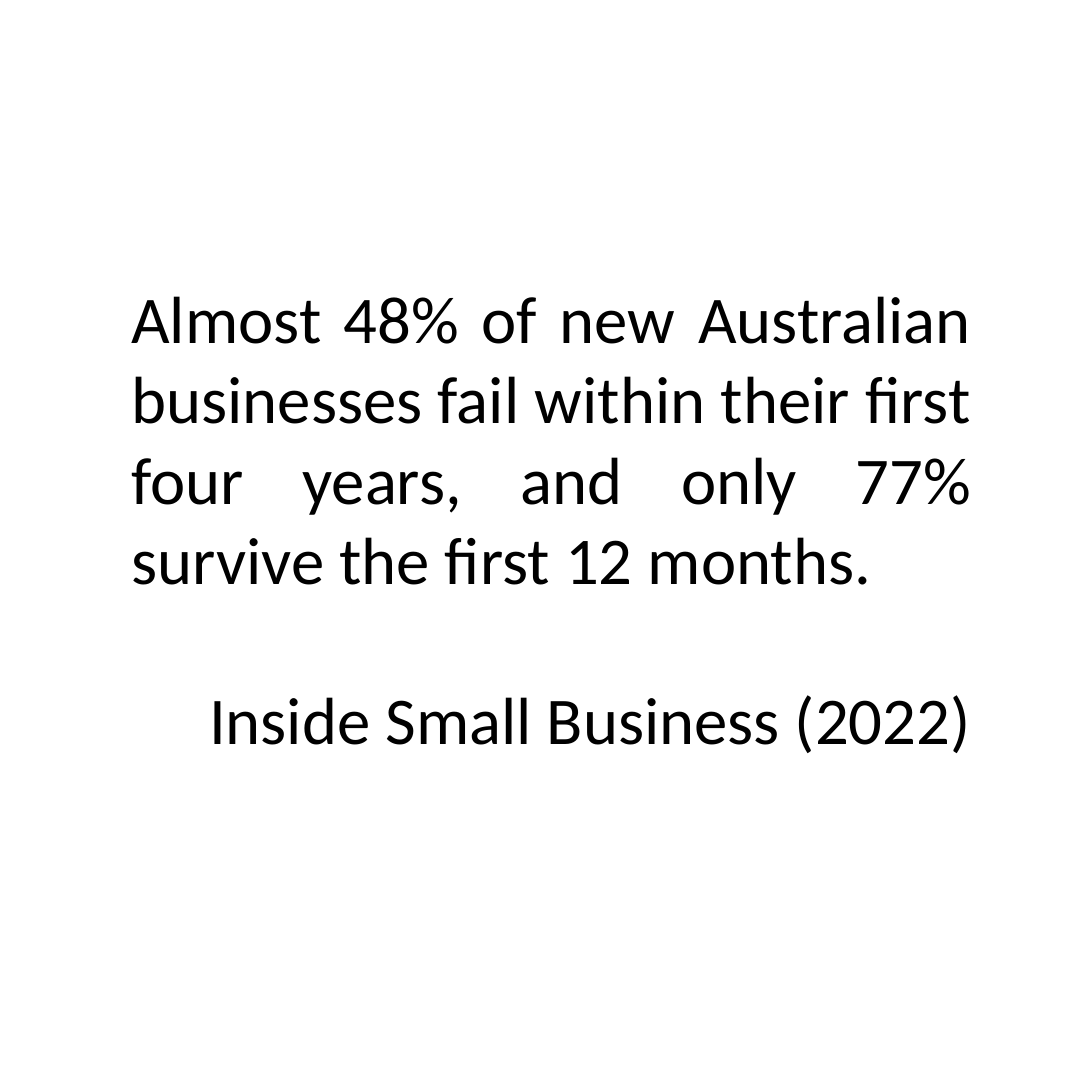
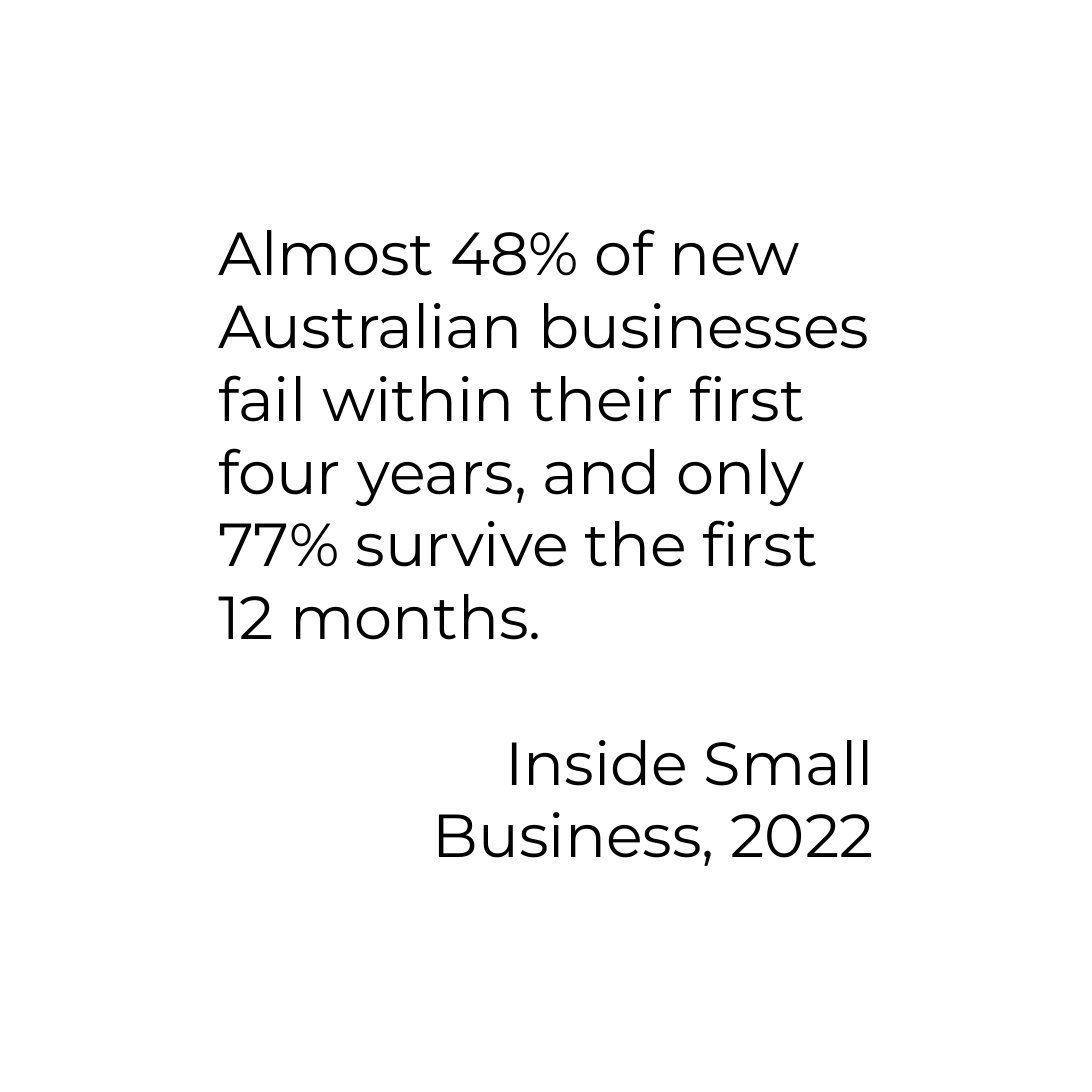
Before and after one commit to jane-korn/sova-mvp, a slide deck: slide 2 of instagram-templates/sova-instagram-templates.pptx. Drawn at 1092x1092 pixels with LibreOffice and Linux fonts; fonts in the diff are those of the drawing; background and template pictures are left out. Boxes give left, top, right and bottom in pixels: in the first picture for what was removed or moved away, otherwise in the second. Text is boxed around its words. In the diff, an @@ line names an element or a change of style, - is before the commit and + after.

```diff
--- a/instagram-templates/sova-instagram-templates.pptx
+++ b/instagram-templates/sova-instagram-templates.pptx
@@ text "Almost 48% of new Australian ...": place and size @@
-text "Almost 48% of new Australian ..." at <box>131,296,971,753</box>
+text "Almost 48% of new Australian ..." at <box>218,229,874,866</box>
@@ text at <box>218,229,869,640</box>: size 44 to 40 pt, font Calibri to Montserrat in "Almost 48% of new Australian businesses fail ..."; alignment justified to left @@
@@ text at <box>433,740,874,866</box>: text changed; size 44 to 40 pt; font Calibri to Montserrat @@
-Inside Small Business (2022)
+Inside Small Business, 2022
```
Also in this commit, not shown: 2 other slides changed, 3 slides added, 1 slide removed, 4 other files.
